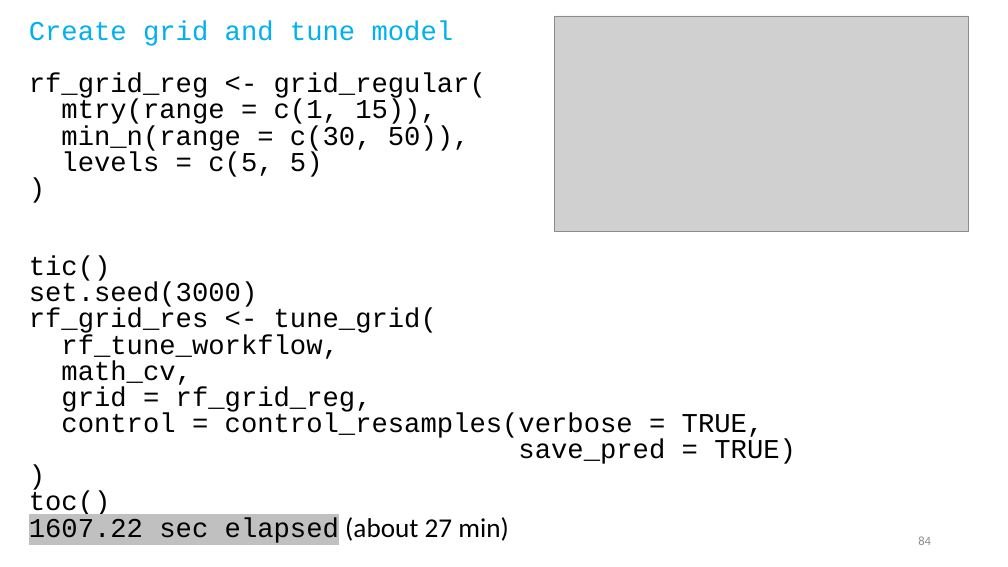
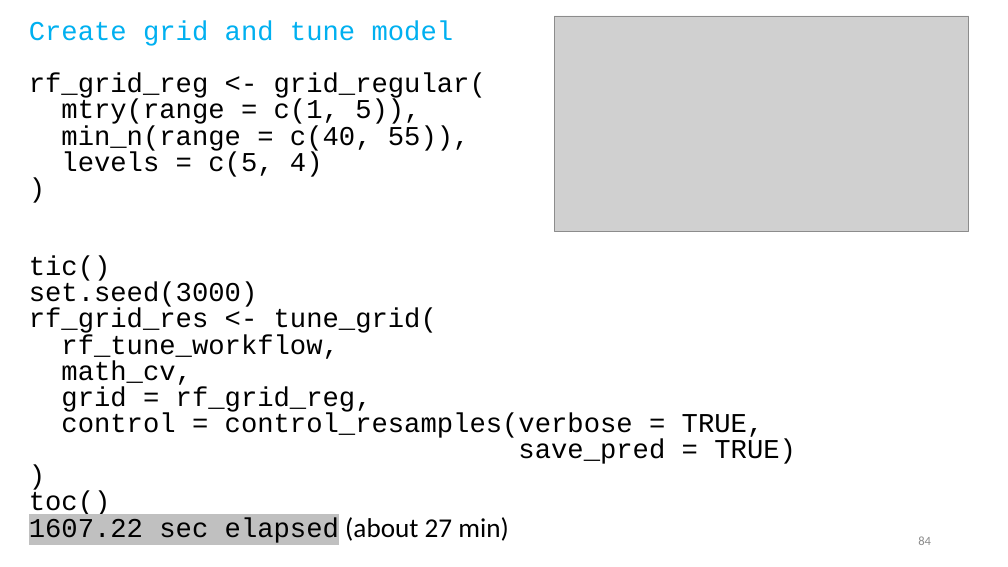
Before and after one commit to uo-datasci-specialization/c4-ml-fall-2020, a slide deck: slide 84 of slides/w8p1-random-forest/w8p1.pptx. Drawn at 1008x567 pixels with LibreOffice and Linux fonts; fonts in the diff are those of the drawing; grey boxes stand for pictures. Boxes give left, top, right and bottom in pixels: in the first picture for what was removed or moved away, otherwise in the second. Text is boxed around its words. In the diff, an @@ line names an element or a change of style, - is before the commit and + after.

Commit message:
w8 slides

```diff
--- a/slides/w8p1-random-forest/w8p1.pptx
+++ b/slides/w8p1-random-forest/w8p1.pptx
@@ text at <box>61,99,470,177</box>: text changed @@
-mtry(range = c(1, 15)),
-min_n(range = c(30, 50)),
-levels = c(5, 5)
+mtry(range = c(1, 5)),
+min_n(range = c(40, 55)),
+levels = c(5, 4)
```
